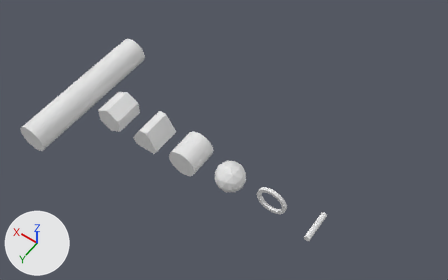
Before and after pictures for a commit that changed the FBX model Assets/Content/Meshes/tubeship.fbx.
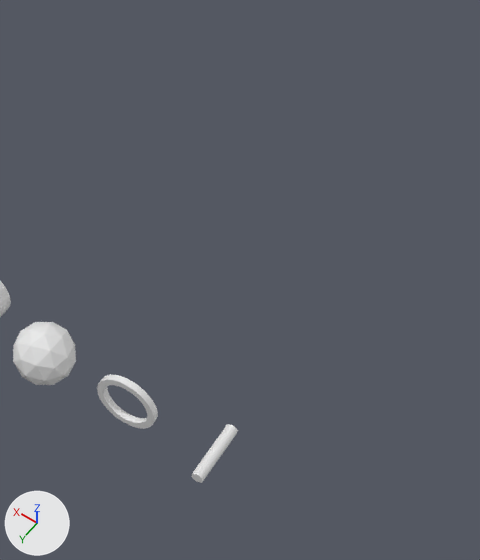
Old and new are each drawn whole from a 50 mm camera at (-6.3, 17.8, 31.3) aimed at (8.1, -2.2, -0.2) and again close up on the part from 46% to 100% of the width and 0% to 100% of the height. The lights are fixed; the arrows at lower left show +X, +Y and +Z. Where no turn or scale is listed for an object, it has been applied to the vertices.

Objects in the first close-up: 'Icosphere', 'Ring', 'Spoke'.
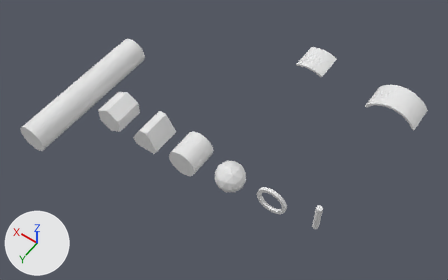
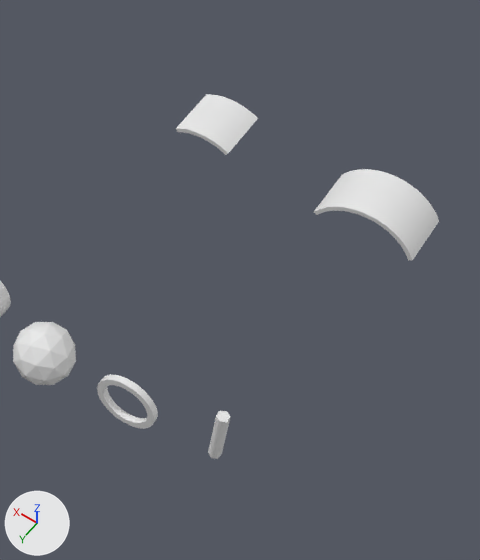
Edits to the scene script, one JSON object a line:
```json
{"block": "me_cylinder_003", "where": "me_cylinder_003.from_pydata(...)  # 12 vertices, 8 faces; spans x -0.17..0.17, y -1.0..1.0, z -0.2..0.2"}
{"block": "me_cylinder_003", "where": "# used by ob_spoke; location = (0.0, 0.0, 0.0)"}
{"block": "me_cylinder_003", "change": "me_cylinder_003 part 1: the whole mesh is turned 90 degrees about the x axis through its middle, then moved by (0.0, 0.0, 1.0)"}
{"op": "add", "block": "me_cylinder_007", "code": ["me_cylinder_007 = bpy.data.meshes.new('Cylinder.007')", "me_cylinder_007.from_pydata(...)  # 52 vertices, 50 faces; spans x -1.0..1.0, y -1.0..1.0, z 1.6..2.0"]}
{"op": "add", "block": "me_cylinder_006", "code": ["me_cylinder_006 = bpy.data.meshes.new('Cylinder.006')", "me_cylinder_006.from_pydata(...)  # 100 vertices, 98 faces; spans x -1.73..1.73, y -1.0..1.0, z 0.92..2.0"]}
{"op": "add", "block": "ob_shell60", "code": ["ob_shell60 = bpy.data.objects.new('Shell60', me_cylinder_007)", "ob_shell60.location = (6.0, -10.0, 0.0)"]}
{"op": "add", "block": "ob_shell120", "code": ["ob_shell120 = bpy.data.objects.new('Shell120', me_cylinder_006)", "ob_shell120.location = (0.0, -10.0, 0.0)"]}
```

Pixel boxes [x1, y1, x2, y2] of what changed, in the close-ups (480 x 560 px):
```json
{"object": "Shell120", "change": "added", "after": [314, 169, 439, 261]}
{"object": "Shell60", "change": "added", "after": [176, 94, 258, 155]}
{"object": "Spoke", "change": "mesh turned", "before": [191, 424, 238, 483], "after": [208, 411, 230, 459]}
```
